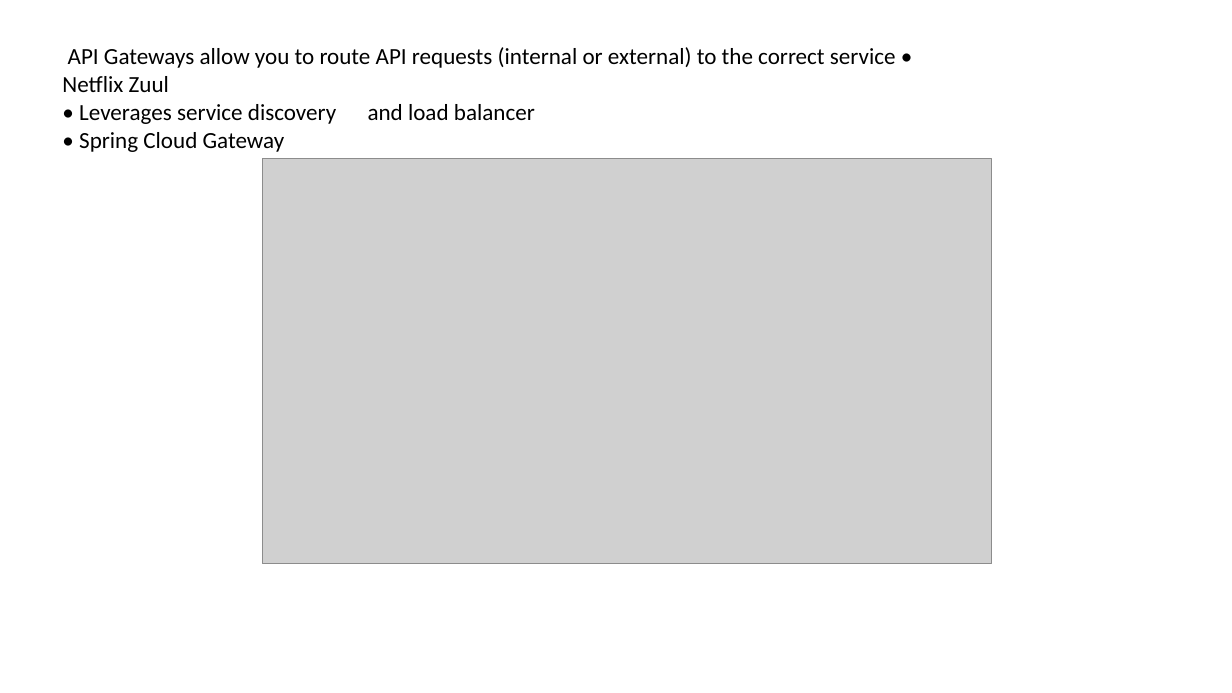
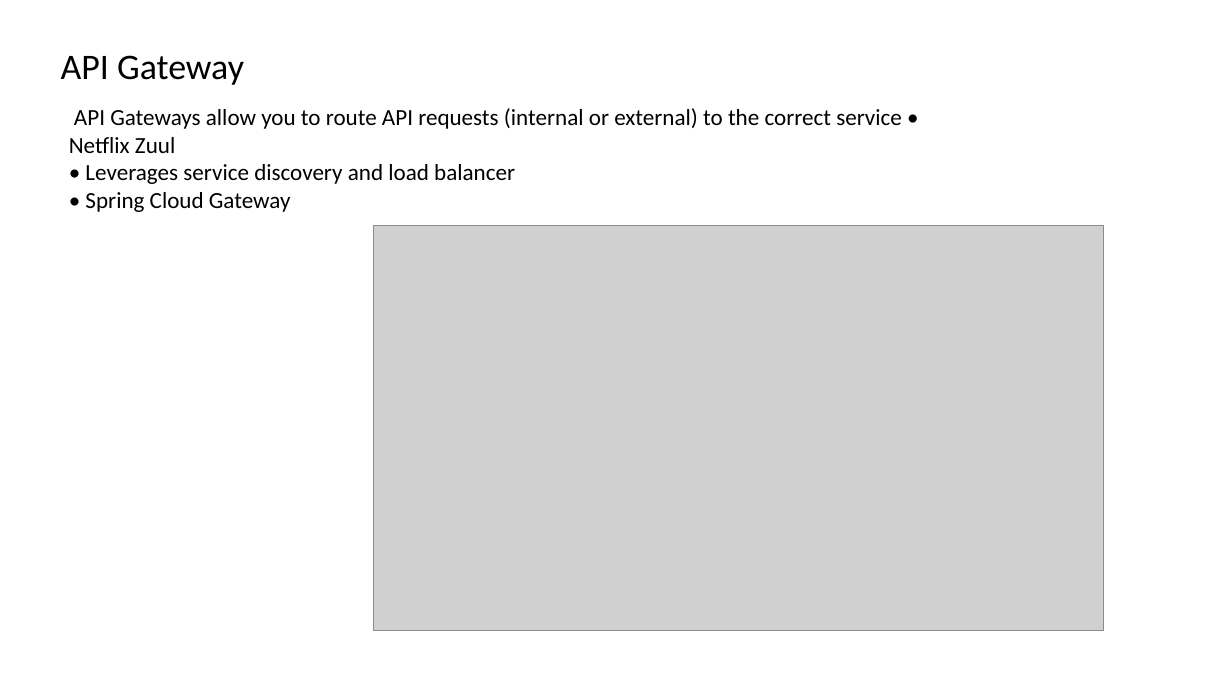
Before and after one commit to kundankumarjha/springclouddemo, a slide deck: slide 9 of SpringCloud.pptx (slide 8 before the commit). Drawn at 1232x693 pixels with LibreOffice and Linux fonts; fonts in the diff are those of the drawing; grey boxes stand for pictures. Boxes give left, top, right and bottom in pixels: in the first picture for what was removed or moved away, otherwise in the second. Text is boxed around its words. In the diff, an @@ line names an element or a change of style, - is before the commit and + after.

```diff
--- a/SpringCloud.pptx
+++ b/SpringCloud.pptx
@@ text added at [61,55,244,85], 28 pt, text #000000 @@
+API Gateway
@@ text "API Gateways allow you to ...": place and size @@
-text "API Gateways allow you to ..." at [62,47,896,152]
+text "API Gateways allow you to ..." at [69,108,902,212]
@@ picture: place and size @@
-picture at [262,159,993,565]
+picture at [373,226,1104,631]
```
Also in this commit, not shown: 8 other slides changed, 3 slides added, 1 slide removed.
